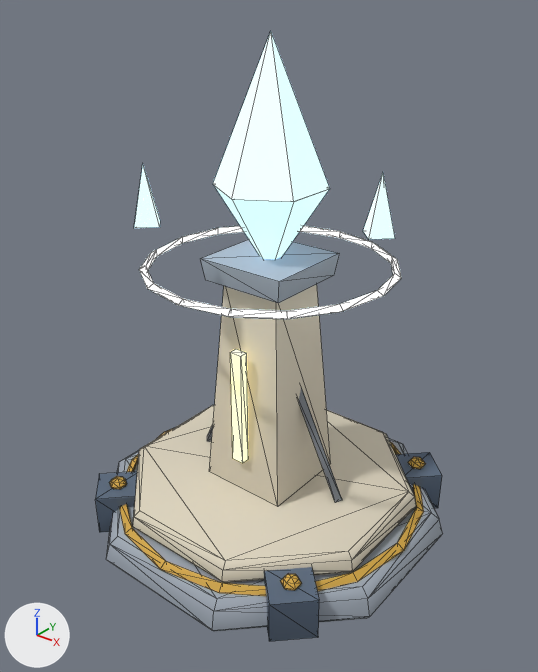
The glTF model assets/3d/tours/alliance-8.glb as it was, and as the next commit left it.
The view is the same before and after, from a camera (50 mm lens) standing at (0.941, -1.182, 1.211) and looking at (0.016, -0.026, 0.495). The lights are fixed; the arrows at lower left show +X, +Y and +Z. The first picture is the older version. Mesh edges are drawn as thin lines. Where no turn or scale is listed for an object, it has been applied to the vertices. Vertices at exactly the same position are counted once.

Objects in the first picture: 'Cristal_lueur', 'Eclats_lueur', 'Givre', 'Rune', 'alliance_8_peint'.
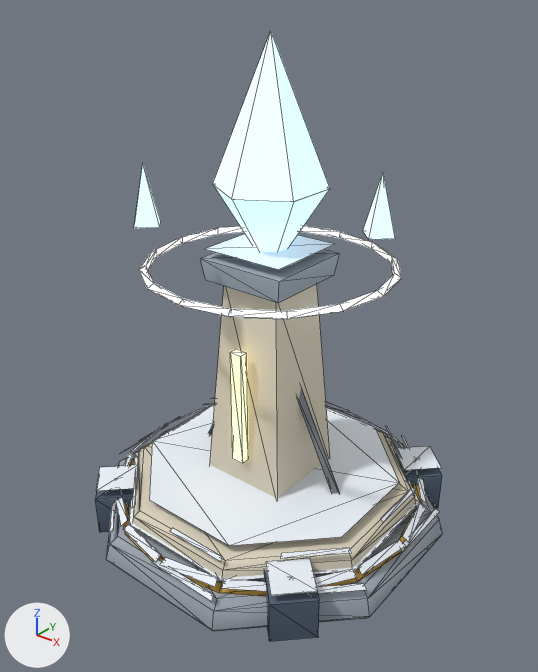
Where the change shows, as pixel boxes (x1, y1, x2, y2) in the pictures (538 x 672 px):
'alliance_8_peint', reshaped: before (95, 240, 443, 642); after (95, 234, 443, 642)
part 1 of me_chaine_1, added: after (96, 234, 441, 602)

The edits, one by one:
me_chaine_1 is used by ob_alliance_8_peint; location (-0.2, 0.0, 0.12).
me_chaine_1 had 256 vertices, 456 faces and spanned x -0.193..0.593, y -0.394..0.394, z -0.12..0.55.
me_chaine_1 now has 424 vertices, 544 faces and spans x -0.193..0.593, y -0.394..0.394, z -0.12..0.571.
Part 1, on me_chaine_1:
168 vertices are added at x -0.183..0.583, y -0.383..0.383, z -0.04..0.571.
88 new faces join them.
